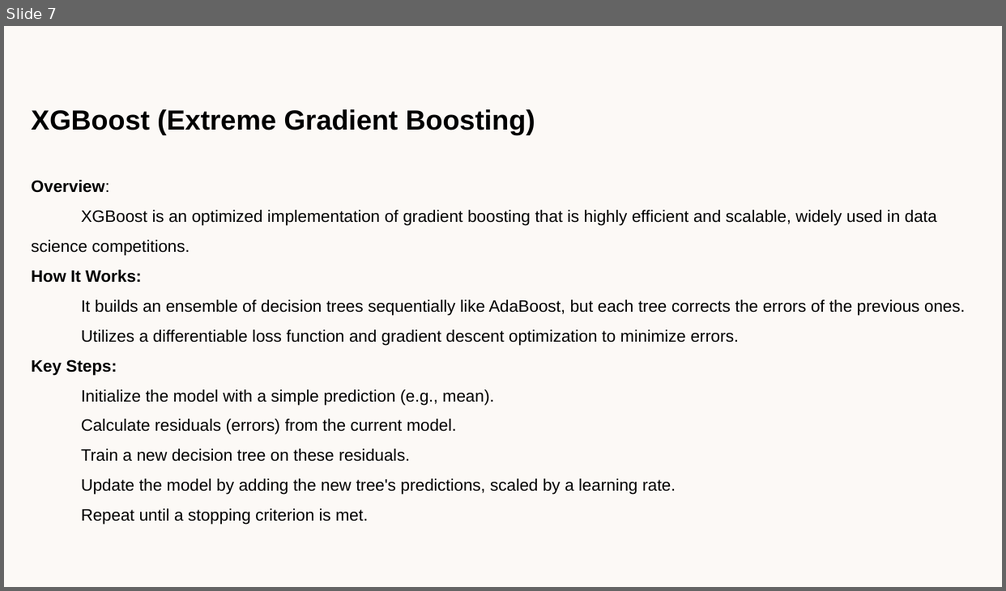
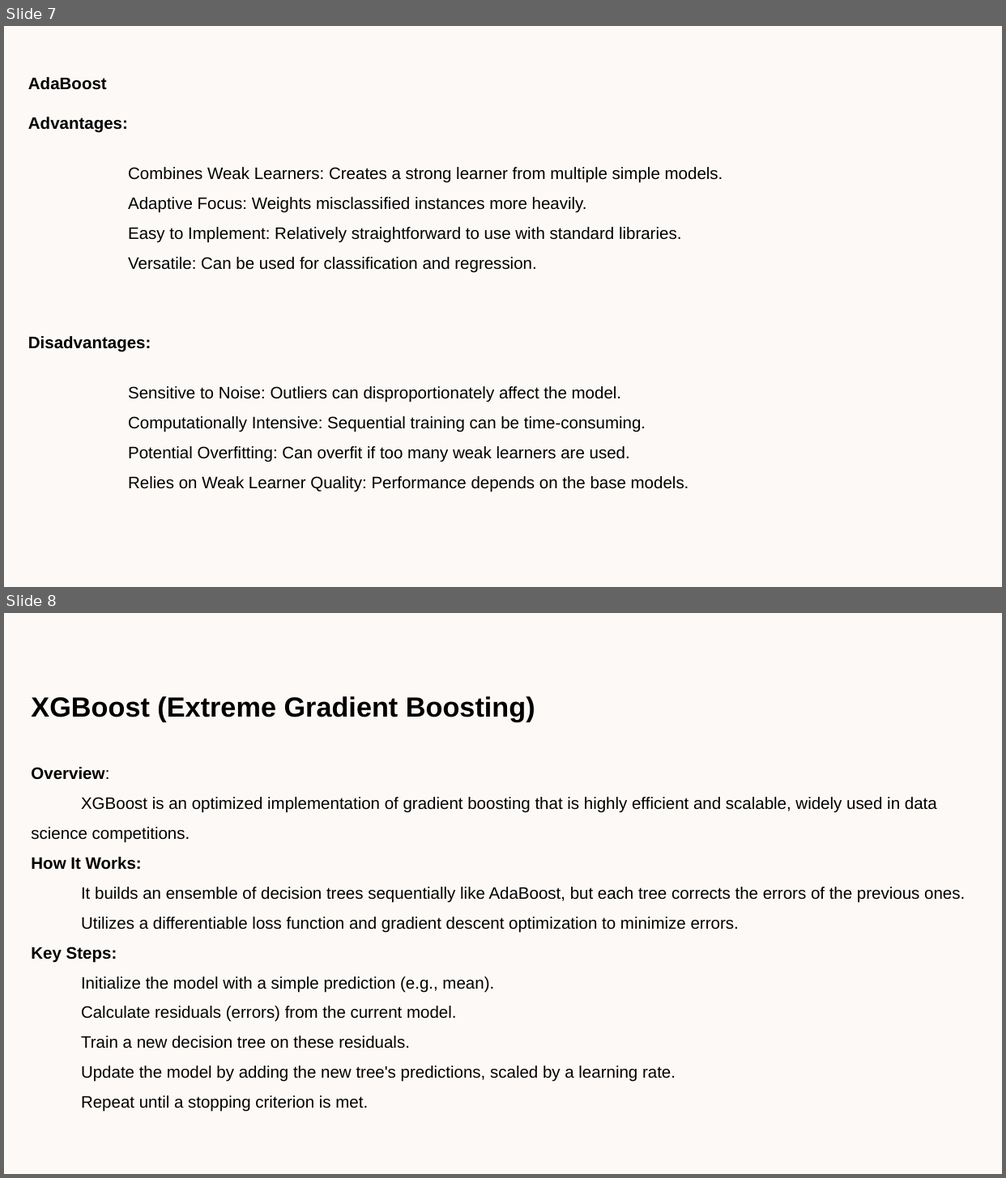
Before and after one commit to AravindXYZ/AIWIP, a slide deck: MLTests/BoostingAlgorithms/Ensemble Learning Boosting.pptx. Shown one above the other, each under a label of ours: slide 7 before the commit, slides 7 and 8 after it. The pictures are 1006x591 and 1006x1178 pixels, drawn with LibreOffice and Linux fonts; fonts in the diff are those of the drawing. Boxes give left, top, right and bottom in pixels: in the first picture for what was removed or moved away, otherwise in the second. Text is boxed around its words. In the diff, an @@ line names an element or a change of style, - is before the commit and + after.

```diff
--- a/MLTests/BoostingAlgorithms/Ensemble Learning Boosting.pptx
+++ b/MLTests/BoostingAlgorithms/Ensemble Learning Boosting.pptx
@@ slide 7 added at (4, 26, 1002, 587), background #FCF9F6 @@
@@ text added at (28, 77, 723, 493), 12 pt, text #000000 @@
+AdaBoost
+Advantages:
+Combines Weak Learners: Creates a strong learner from multiple simple models.
+Adaptive Focus: Weights misclassified instances more heavily.
+Easy to Implement: Relatively straightforward to use with standard libraries.
+Versatile: Can be used for classification and regression.
+Disadvantages:
+Sensitive to Noise: Outliers can disproportionately affect the model.
+Computationally Intensive: Sequential training can be time-consuming.
+Potential Overfitting: Can overfit if too many weak learners are used.
+Relies on Weak Learner Quality: Performance depends on the base models.
@@ what was slide 7 is now slide 8 @@
```
Also in this commit, not shown: 2 other slides added.
